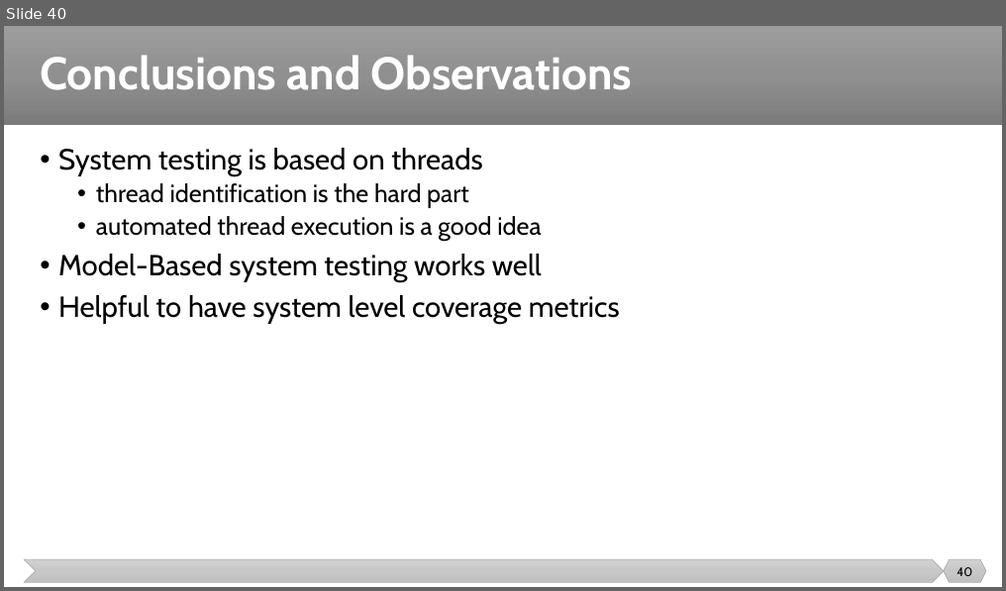
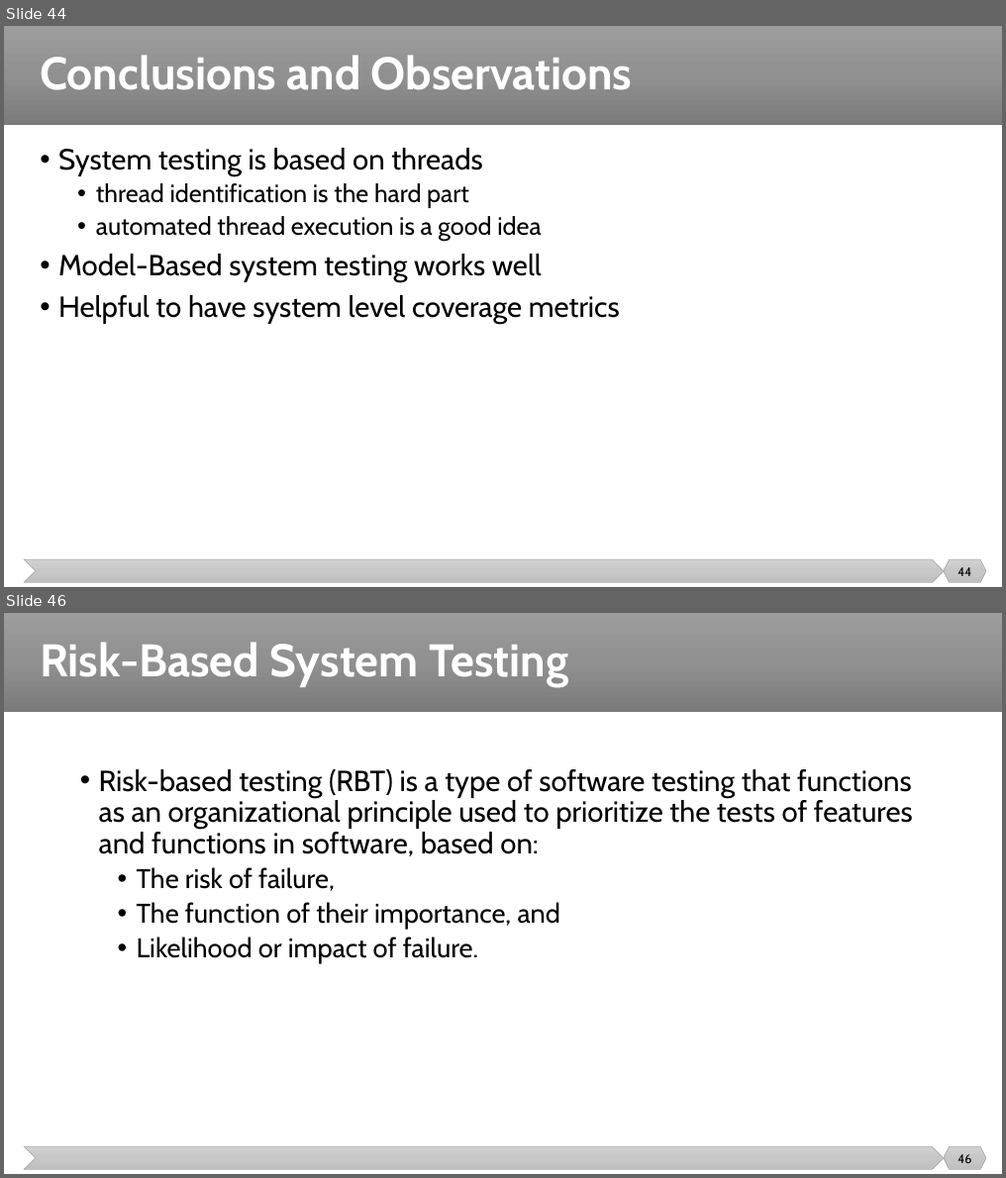
Before and after one commit to malenezi/malenezi, a slide deck: SE401/Lectures/8-Integration, System and Regression Testing/System Testing.pptx. Shown one above the other, each under a label of ours: slide 40 before the commit, slides 44 and 46 after it; the slides between them are not shown. The pictures are 1006x591 and 1006x1178 pixels, drawn with LibreOffice and Linux fonts; fonts in the diff are those of the drawing. Boxes give left, top, right and bottom in pixels: in the first picture for what was removed or moved away, otherwise in the second. Text is boxed around its words. In the diff, an @@ line names an element or a change of style, - is before the commit and + after.

```diff
--- a/SE401/Lectures/8-Integration, System and Regression Testing/System Testing.pptx
+++ b/SE401/Lectures/8-Integration, System and Regression Testing/System Testing.pptx
@@ slide 46 added at <box>4,613,1002,1174</box>, background #FFFFFF; not listed: 3 template elements that a slide beside it also shows @@
@@ title added at <box>40,642,568,687</box>, 44 pt, text #FFFFFF, bold @@
+Risk-Based System Testing
@@ text added at <box>99,769,913,963</box>, 28 pt, text #000000 @@
+• Risk-based testing (RBT) is a type of software testing that functions as an organizational principle used to prioritize the tests of features and functions in software, based on:
+  • The risk of failure,
+  • The function of their importance, and
+  • Likelihood or impact of failure.
@@ page number added at <box>957,1155,971,1163</box>, 12 pt, text #000000 @@
+46
@@ what was slide 40 is now slide 44 @@
@@ page number at <box>957,568,971,576</box>: text changed @@
-40
+44
```
Also in this commit, not shown: 2 slides changed, 5 other slides added, 1 slide removed.
